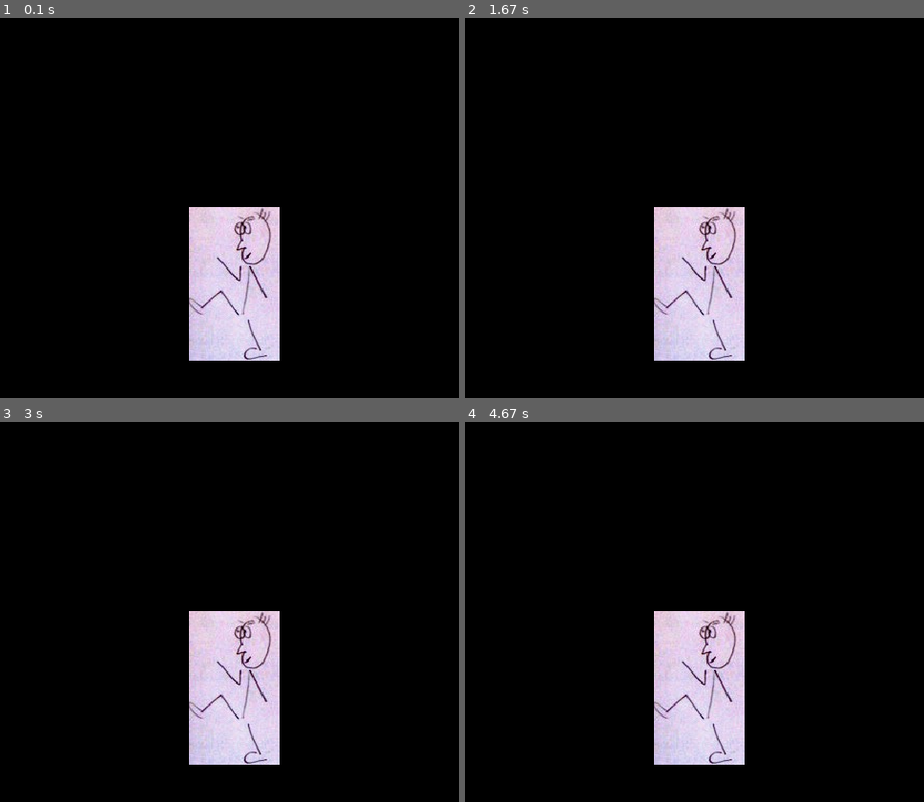
Above: before the commit, frames 1-4 (two rows, left to right).
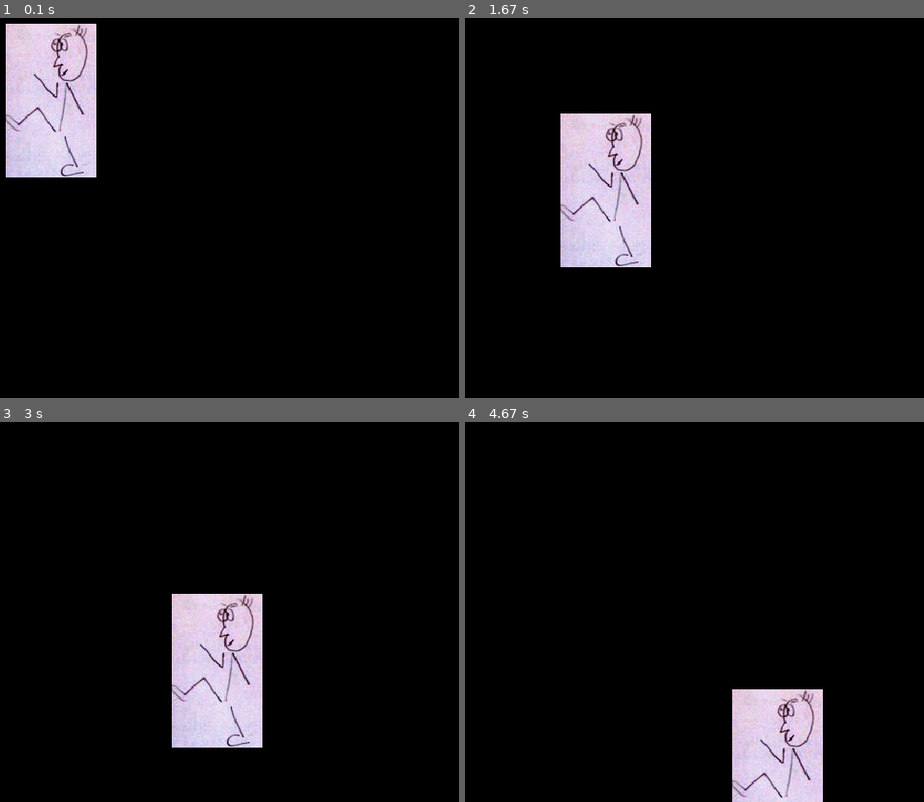
Above: after the commit, the same moments.

Repository: fichtitious/pygameTest
Game: pygame game, started from pygameTest.py
Same seed, same stepped clock (60 frames per second), same inputs: the game is played once before the commit and once after it. The source is Python 2; it was converted automatically to run under Python 3.
Inputs:
- Up to frame 1 (0.1 s): no input
- Up to frame 2 (1.67 s): no input
- Up to frame 3 (3 s): no input
- Up to frame 4 (4.67 s): no input

The runs differ from the first frame. In frame 1, 16% of the frame differs, in the area x 1-61%, y 1-91%; in frame 2, 16%; in frame 3, 5.8%; in frame 4, 13%.

Commit message:
Animation now works.
The walking man now moves from one point to another.
Next steps: 1) Move as much as you can into
functions rather than using the global namespace.
2) Can you get the character to move and to do a
costume change? 3) Experiment with collisions.

Diff:
--- a/pygameTest.py
+++ b/pygameTest.py
@@ -13,27 +13,45 @@
 screen = pygame.display.set_mode(size)
 
 
+print '''
+Welcome to my game.
+To exit, please close the window
+in which the animation appears.
+
+'''
+
 #Load an image file.
 walkingMan1 = pygame.image.load('scratchManWalking1.png') #I tried opening this file when it was located in another directory, but I had a hard time with this.
 
 
-#Make the image appear on the screen.
-screen.blit(walkingMan1, (200, 200)) #Parameters indicate coordinates of top left corner of the image.
+x = 0 #horizontal coordinate for where top left of image will apppear
+y = 0 #vertical coordinate for where top left of image will apppear
+
+black = 0 , 0 , 0 #a color we'll use when we black out the screen below
 
 
 pygame.display.flip() #Redraws the screen.
 while 1: #Forever loop.
-
-
-	pygame.display.flip() #Redraws the screen.
-
-
 
 	for event in pygame.event.get():
 		if event.type == pygame.QUIT:
 			sys.exit() # Closing the window ends the script.
 
 
+	screen.fill(black) #blacks out the screen using the color we specified above
+
+
+	#Make the image appear on the screen.
+	screen.blit(walkingMan1, (x, y)) #Parameters indicate coordinates of top left corner of the image.
+
+	pygame.display.flip() #Redraws the screen.
+
+	#Change horizontal and vertical coordinates so that the image moves.
+	x += 1
+	y += 1
+
+
+
 
 #backup plan for exiting
 raw_input ('Press Enter key to exit.')
